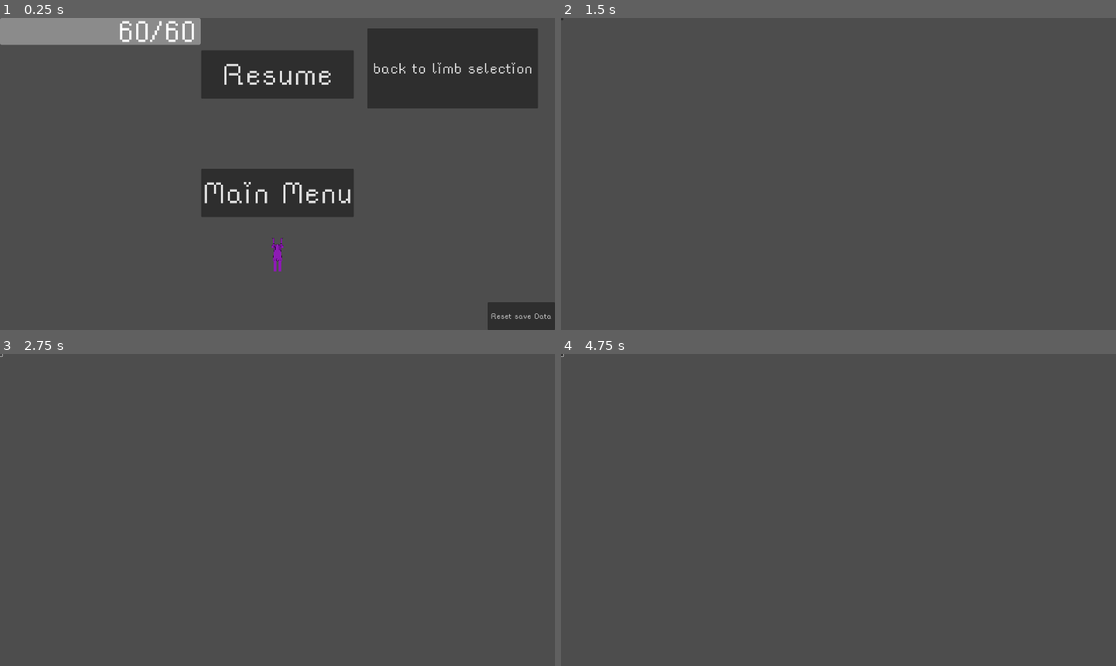
Above: before the commit, frames 1-4 (two rows, left to right).
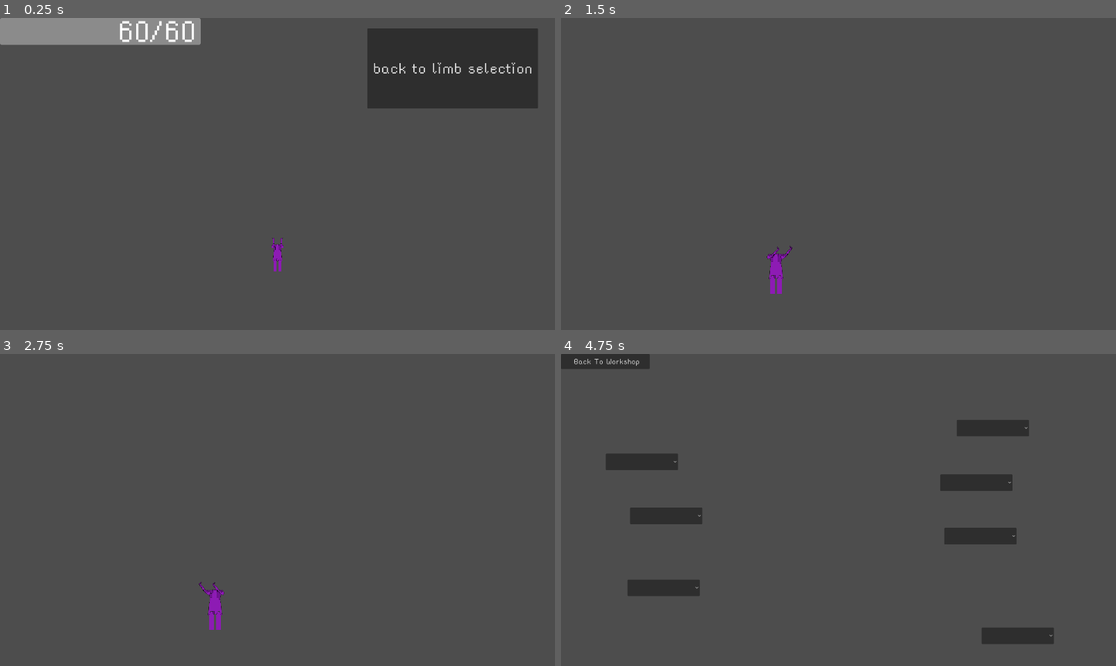
Above: after the commit, the same moments.

Repository: flowerFawn/Robot_game
Game: Godot game, scene res://spawn_level.tscn
The game is run twice, just before and just after one commit, with the same random seed, the same clock (stepped at 60 frames per second) and the same inputs. This scene is started directly instead of the project's main scene.
Inputs (mouse positions are in pixels of both pictures, inside the frame that each line leads up to):
- Up to frame 1 (0.25 s): no input
- Up to frame 2 (1.5 s): click "back to limb selection" at 0.5 s; click (838, 192) at 1.25 s, where only the run before the commit has a clickable "Main Menu"
- Up to frame 3 (2.75 s): click (0, 354) at 2.02 s
- Up to frame 4 (4.75 s): tap Enter at 2.75 s; move the mouse to (960, 494) at 2.77 s; hold D (right) 2.78-4.28 s; tap F (interact) at 2.85, 3.6, 4.55 s; tap Space (jump) at 3.02, 3.77 s; move the mouse to (727, 525) at 3.52 s; move the mouse to (894, 441) at 4.27 s; press the mouse at (894, 441) at 4.28 s; hold A (left) from 4.28 s (still down)

The runs differ from the first frame. In frame 1, 9.4% of the frame differs, in the area x 36-100%, y 10-100%; in frame 2, 0.3%; in frame 3, 0.3%; in frame 4, 5.4%.

Commit message:
link buttons can unpause, and added a button to main menu linking to workshop

Diff:
--- a/link_button.gd
+++ b/link_button.gd
@@ -1,5 +1,6 @@
 extends Button
 @export var link_to:String
+@export var unpause:bool = true
 
 # Called when the node enters the scene tree for the first time.
 func _ready():
@@ -12,5 +13,8 @@
 
 
 func _on_pressed():
+	#unpauses it if it should be unpaused
+	if unpause:
+		get_tree().paused = false
 	#chanes to whatever scene the button is set to
 	get_tree().change_scene_to_file(link_to)
--- a/main_menu.tscn
+++ b/main_menu.tscn
@@ -1,5 +1,6 @@
-[gd_scene load_steps=2 format=3 uid="uid://bq58c48h01hyt"]
+[gd_scene load_steps=3 format=3 uid="uid://bq58c48h01hyt"]
 
+[ext_resource type="Theme" uid="uid://bppvu27nvmqm6" path="res://assets/standard_theme.tres" id="1_h7u8i"]
 [ext_resource type="Script" path="res://link_button.gd" id="1_njhqm"]
 
 [node name="MainMenu" type="Control"]
@@ -11,7 +12,19 @@
 grow_vertical = 2
 
 [node name="Button" type="Button" parent="."]
-layout_mode = 0
-offset_right = 8.0
-offset_bottom = 8.0
+layout_mode = 1
+anchors_preset = 5
+anchor_left = 0.5
+anchor_right = 0.5
+offset_left = -304.0
+offset_top = 120.0
+offset_right = 304.0
+offset_bottom = 328.0
+grow_horizontal = 2
+theme = ExtResource("1_h7u8i")
+theme_override_font_sizes/font_size = 128
+text = "Start"
 script = ExtResource("1_njhqm")
+link_to = "res://levels/workshop.tscn"
+
+[connection signal="pressed" from="Button" to="Button" method="_on_pressed"]
--- a/pause_menu.gd
+++ b/pause_menu.gd
@@ -3,6 +3,7 @@
 signal switched_pause
 
 func _ready():
+	visible = false
 	switched_pause.connect(get_parent().get_node("UIControl").switch_pause)
 
 
